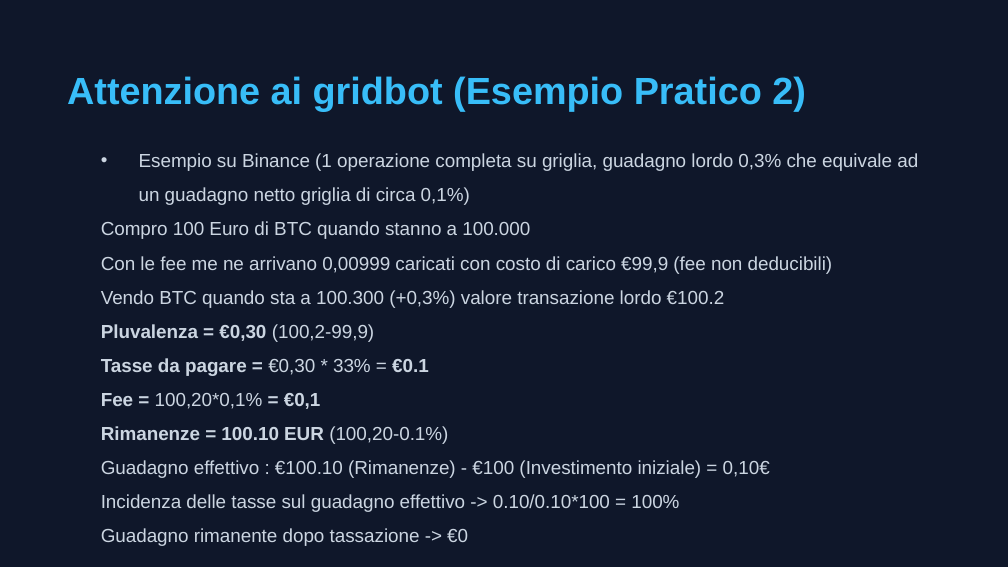
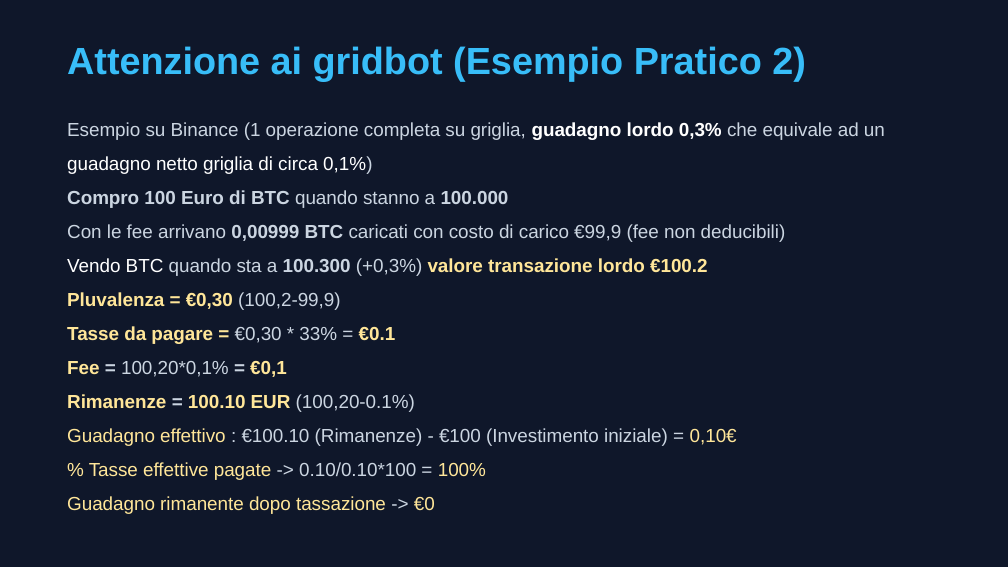
Before and after one commit to Lucapasselli/GiacenzeCrypto, a slide deck: slide 14 of Documentazione/Gestione delle fee.pptx (slide 15 before the commit). Drawn at 1008x567 pixels with LibreOffice and Linux fonts; fonts in the diff are those of the drawing. Boxes give left, top, right and bottom in pixels: in the first picture for what was removed or moved away, otherwise in the second. Text is boxed around its words. In the diff, an @@ line names an element or a change of style, - is before the commit and + after.

```diff
--- a/Documentazione/Gestione delle fee.pptx
+++ b/Documentazione/Gestione delle fee.pptx
@@ text "Attenzione ai gridbot (Esempio Pratico ..." moved from (x1=67, y1=76, x2=806, y2=112) to (x1=67, y1=46, x2=806, y2=81) @@
@@ text "Esempio su Binance (1 operazione ..." moved from (x1=101, y1=153, x2=918, y2=546) to (x1=67, y1=122, x2=885, y2=514) @@
@@ text at (x1=67, y1=122, x2=885, y2=514): text colour #CBD5E1 to #FFFFFF in "guadagno lordo 0,3% guadagno netto griglia di ...", "Vendo BTC"; bold on in "guadagno lordo 0,3%", "Compro 100 Euro di BTC 100.000", "100.300 valore transazione lordo €100.2"; text colour #CBD5E1 to #FFE699 in "valore transazione lordo €100.2", "Pluvalenza = €0,30", "Tasse da pagare = €0.1", "Fee €0,1" and 3 more places; bullet • to none @@
@@ text at (x1=67, y1=224, x2=786, y2=242): text changed @@
-Con le fee me ne arrivano 0,00999 caricati con costo di carico €99,9 (fee non deducibili)
+Con le fee arrivano 0,00999 BTC caricati con costo di carico €99,9 (fee non deducibili)
@@ text at (x1=89, y1=462, x2=486, y2=480): text changed; text colour #CBD5E1 to #FFE699 @@
-Incidenza delle tasse sul guadagno effettivo -> 0.10/0.10*100 = 100%
+% Tasse effettive pagate -> 0.10/0.10*100 = 100%
```
Also in this commit, not shown: 5 other slides changed, 1 slide added, 2 slides removed.
